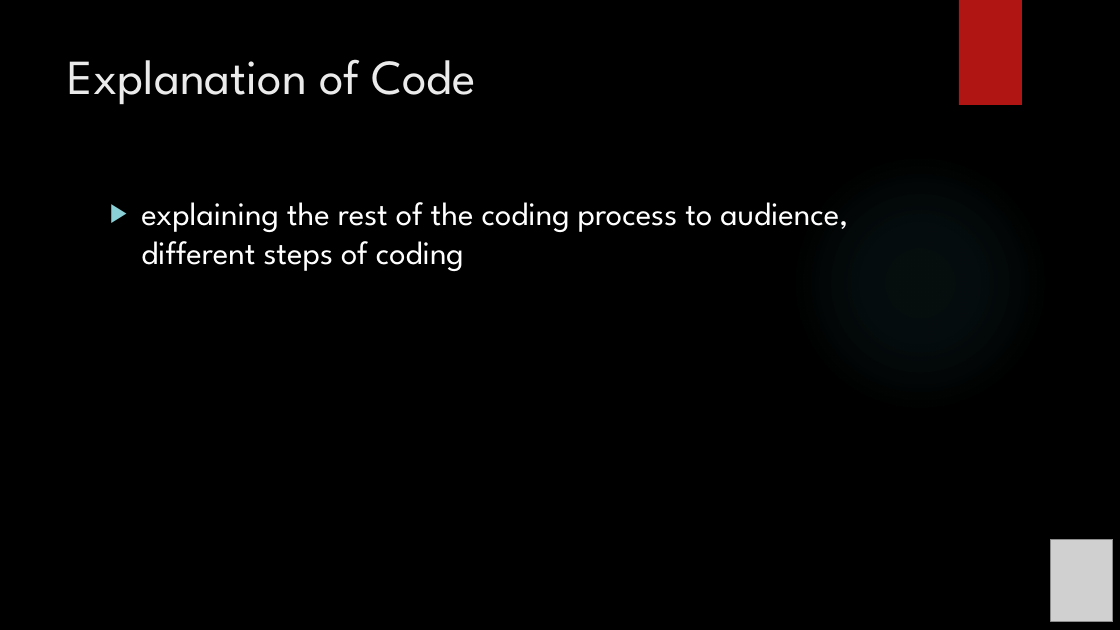
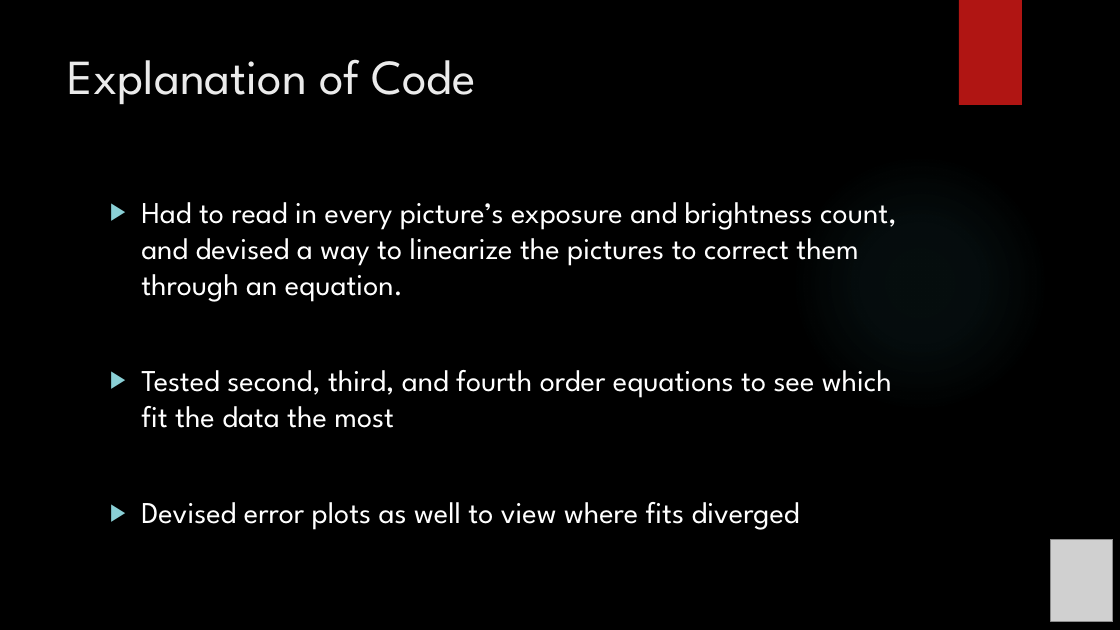
Before and after one commit to exoworlds/clio2016-2017, a slide deck: slide 7 of notes/symposium_presentation.pptx. Drawn at 1120x630 pixels with LibreOffice and Linux fonts; fonts in the diff are those of the drawing; grey boxes stand for pictures; background and template pictures are left out. Boxes give left, top, right and bottom in pixels: in the first picture for what was removed or moved away, otherwise in the second. Text is boxed around its words. In the diff, an @@ line names an element or a change of style, - is before the commit and + after.

```diff
--- a/notes/symposium_presentation.pptx
+++ b/notes/symposium_presentation.pptx
@@ text at [141, 202, 896, 530]: text changed; size 28 to 25.9 pt @@
-▶ explaining the rest of the coding process to audience, different steps of coding
+▶ Had to read in every picture’s exposure and brightness count, and devised a way to linearize the pictures to correct them through an equation.
+▶ Tested second, third, and fourth order equations to see which fit the data the most
+▶ Devised error plots as well to view where fits diverged
```
Also in this commit, not shown: 4 other slides changed.
